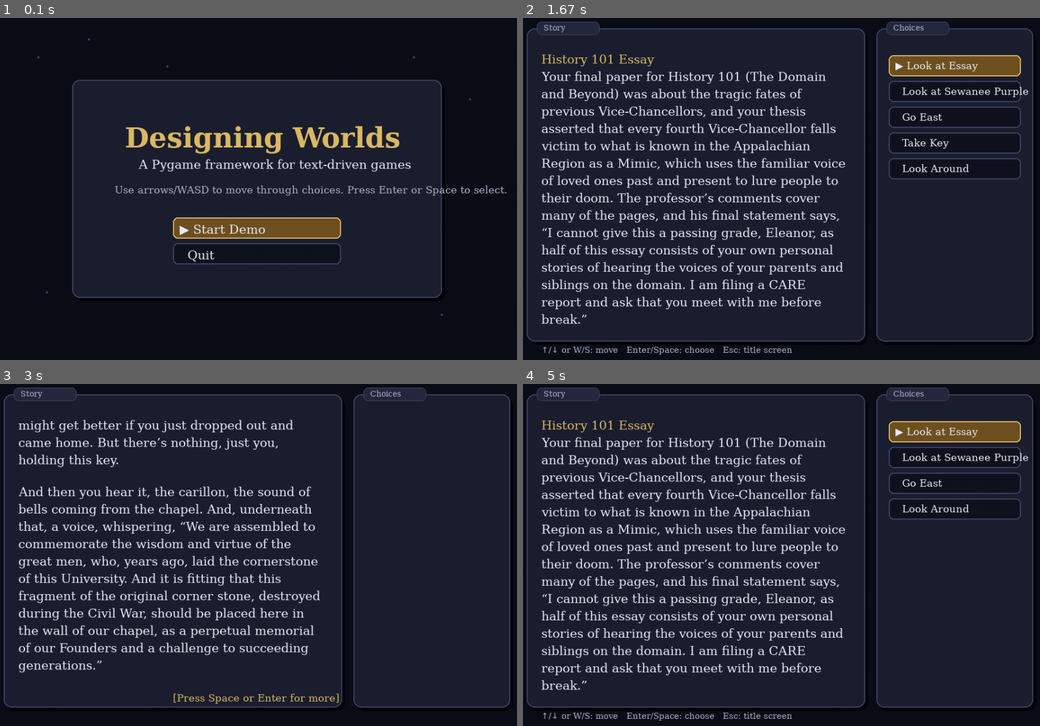
Above: before the commit, frames 1-4 (two rows, left to right).
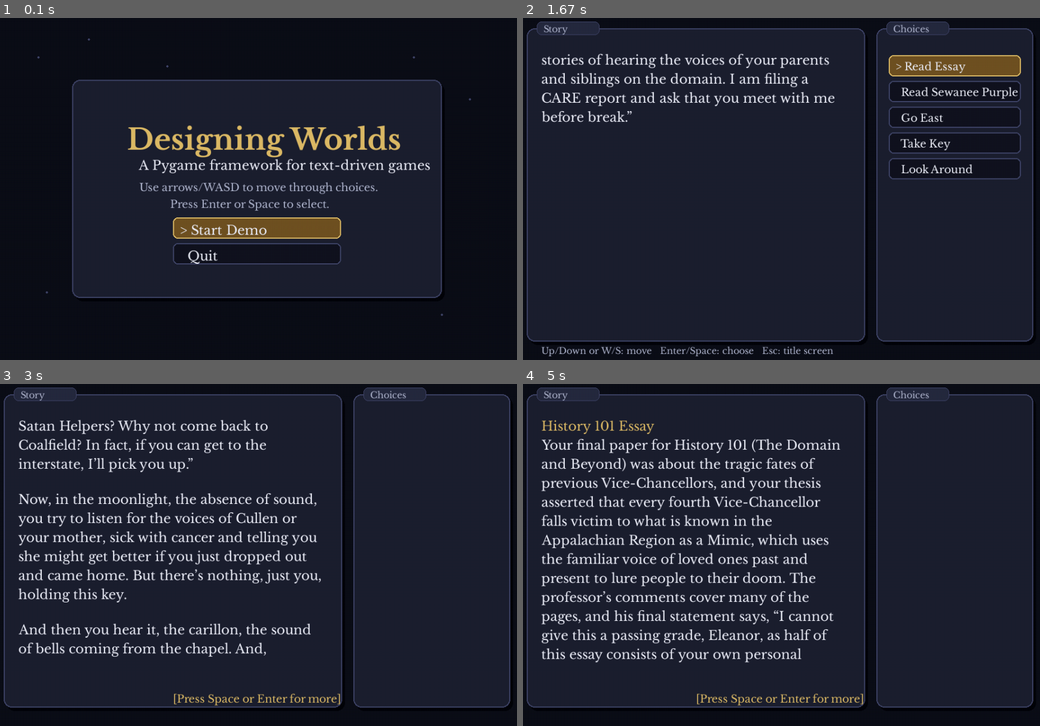
Above: after the commit, the same moments.

Repository: rsowell/pygame-if-demo
Game: pygame game, started from main.py
The game is run twice, just before and just after one commit, with the same random seed, the same clock (stepped at 60 frames per second) and the same inputs.
Inputs:
- Up to frame 1 (0.1 s): no input
- Up to frame 2 (1.67 s): tap Space at 0.33, 0.67 s; tap Enter at 1, 1.33 s
- Up to frame 3 (3 s): hold Up 1.67-2.13 s; hold W 1.67-2.13 s; tap Space at 1.73, 2.03, 2.23, 2.57, 2.87 s; hold Down 2.17-2.47 s; hold S 2.17-2.47 s; hold W from 2.93 s (still down)
- Up to frame 4 (5 s): tap Space at 3, 3.4, 3.7, 4.47, 4.77 s; release W at 3.3 s

The runs differ from the first frame. In frame 1, 4.3% of the frame differs, in the area x 22-99%, y 31-72%; in frame 2, 12%; in frame 3, 13%; in frame 4, 18%, in the area x 3-98%, y 1-99%.

Commit message:
modified to use bundled font

Diff:
--- a/main-pygbag.py
+++ b/main-pygbag.py
@@ -7,6 +7,8 @@
 
 import pygame
 
+# Keep this fixed logical resolution for both local Python and pygbag/web.
+# Changing this affects text wrapping, pagination, and browser canvas size.
 WIDTH, HEIGHT = 960, 640
 FPS = 60
 
@@ -14,6 +16,30 @@
 def asset_path(*parts):
     """Return a path that works locally and with pygbag."""
     return str(Path("assets", *parts))
+
+
+def load_font(filename, size, fallback_name=None, bold=False):
+    """Load a bundled font if available; otherwise fall back safely.
+
+    For the most consistent local/web appearance, place .ttf files in:
+        assets/fonts/
+
+    Suggested files:
+        assets/fonts/LibreBaskerville-Regular.ttf
+        assets/fonts/LibreBaskerville-Bold.ttf
+    """
+    path = Path(asset_path("fonts", filename))
+
+    if path.exists():
+        return pygame.font.Font(str(path), size)
+
+    print(f"Font warning: could not load fonts/{filename}; using fallback font.")
+    return pygame.font.SysFont(fallback_name, size, bold=bold)
+
+
+def menu_label_font():
+    """Small label font for panel tabs."""
+    return load_font("LibreBaskerville-Regular.ttf", 16, fallback_name="georgia")
 
 
 class Theme:
@@ -102,7 +128,7 @@
             pygame.draw.rect(screen, fill, rect, border_radius=8)
             pygame.draw.rect(screen, border, rect, width=2, border_radius=8)
 
-            prefix = "▶ " if selected else "  "
+            prefix = "> " if selected else "  "
             draw_text(screen, font, prefix + label, rect.x + 12, rect.y + 8, Theme.TEXT)
 
 
@@ -220,7 +246,13 @@
         if isinstance(lines, str):
             lines = [lines]
 
-        max_lines = 16
+        # Calculate how many lines actually fit in the story panel.
+        # This keeps pagination correct even if the font changes.
+        story_top = 70
+        story_bottom = 532  # leave room for the "[Press Space...]" prompt
+        line_height = self.game.font.get_height() + 5
+        max_lines = max(1, (story_bottom - story_top) // line_height)
+
         display_lines = []
 
         for entry in lines:
@@ -290,8 +322,8 @@
         choices = []
 
         if self.location == "dorm":
-            choices.append(("Look at Essay", lambda: self.look_at("essay")))
-            choices.append(("Look at Sewanee Purple", lambda: self.look_at("sewanee purple")))
+            choices.append(("Read Essay", lambda: self.look_at("essay")))
+            choices.append(("Read Sewanee Purple", lambda: self.look_at("sewanee purple")))
 
         for direction in room["exits"]:
             choices.append((f"Go {direction.title()}", lambda d=direction: self.go(d)))
@@ -437,7 +469,7 @@
         if self.waiting_for_more:
             draw_text(screen, self.game.small_font, "[Press Space or Enter for more]", 330, 560, Theme.ACCENT)
         else:
-            draw_text(screen, self.game.tiny_font, "↑/↓ or W/S: move   Enter/Space: choose   Esc: title screen", 54, 594, Theme.MUTED)
+            draw_text(screen, self.game.tiny_font, "Up/Down or W/S: move   Enter/Space: choose   Esc: title screen", 54, 594, Theme.MUTED)
 
 
 class TitleScene(Scene):
@@ -457,9 +489,10 @@
     def draw(self, screen):
         draw_background(screen)
         draw_panel(screen, pygame.Rect(150, 120, 660, 390), None)
-        draw_text(screen, self.game.title_font, "Designing Worlds", 244, 194, Theme.ACCENT)
+        draw_text(screen, self.game.title_font, "Designing Worlds", 248, 194, Theme.ACCENT)
         draw_text(screen, self.game.font, "A Pygame framework for text-driven games", 268, 258, Theme.TEXT)
-        draw_text(screen, self.game.small_font, "Use arrows/WASD to move through choices. Press Enter or Space to select.", 226, 306, Theme.MUTED)
+        draw_text(screen, self.game.small_font,"Use arrows/WASD to move through choices.",270,300,Theme.MUTED,)
+        draw_text(screen,self.game.small_font,"Press Enter or Space to select.",325,330,Theme.MUTED,)
         self.menu.draw(screen, self.game.font, 330, 366, 300)
 
 
@@ -470,10 +503,14 @@
         self.screen = pygame.display.set_mode((WIDTH, HEIGHT))
         self.clock = pygame.time.Clock()
 
-        self.font = pygame.font.SysFont("georgia", 25)
-        self.small_font = pygame.font.SysFont("georgia", 21)
-        self.tiny_font = pygame.font.SysFont("georgia", 17)
-        self.title_font = pygame.font.SysFont("georgia", 56, bold=True)
+        # Use bundled fonts for consistent appearance locally and on the web.
+        # Put these files in assets/fonts/:
+        #   LibreBaskerville-Regular.ttf
+        #   LibreBaskerville-Bold.ttf
+        self.font = load_font("LibreBaskerville-Regular.ttf", 23, fallback_name="georgia")
+        self.small_font = load_font("LibreBaskerville-Regular.ttf", 19, fallback_name="georgia")
+        self.tiny_font = load_font("LibreBaskerville-Regular.ttf", 16, fallback_name="georgia")
+        self.title_font = load_font("LibreBaskerville-Bold.ttf", 52, fallback_name="georgia", bold=True)
 
         self.audio = AudioManager()
         self.audio.load_sound("pickup", "pickup.ogg")
@@ -524,7 +561,7 @@
         label_rect = pygame.Rect(rect.x + 18, rect.y - 12, 112, 24)
         pygame.draw.rect(screen, Theme.PANEL_2, label_rect, border_radius=8)
         pygame.draw.rect(screen, Theme.BORDER_DIM, label_rect, width=1, border_radius=8)
-        draw_text(screen, pygame.font.SysFont("georgia", 16), title, label_rect.x + 12, label_rect.y + 3, Theme.MUTED)
+        draw_text(screen, menu_label_font(), title, label_rect.x + 12, label_rect.y + 3, Theme.MUTED)
 
 
 def draw_text(screen, font, text, x, y, color=Theme.TEXT):
--- a/main.py
+++ b/main.py
@@ -7,6 +7,8 @@
 
 import pygame
 
+# Keep this fixed logical resolution for both local Python and pygbag/web.
+# Changing this affects text wrapping, pagination, and browser canvas size.
 WIDTH, HEIGHT = 960, 640
 FPS = 60
 
@@ -14,6 +16,30 @@
 def asset_path(*parts):
     """Return a path that works locally and with pygbag."""
     return str(Path("assets", *parts))
+
+
+def load_font(filename, size, fallback_name=None, bold=False):
+    """Load a bundled font if available; otherwise fall back safely.
+
+    For the most consistent local/web appearance, place .ttf files in:
+        assets/fonts/
+
+    Suggested files:
+        assets/fonts/LibreBaskerville-Regular.ttf
+        assets/fonts/LibreBaskerville-Bold.ttf
+    """
+    path = Path(asset_path("fonts", filename))
+
+    if path.exists():
+        return pygame.font.Font(str(path), size)
+
+    print(f"Font warning: could not load fonts/{filename}; using fallback font.")
+    return pygame.font.SysFont(fallback_name, size, bold=bold)
+
+
+def menu_label_font():
+    """Small label font for panel tabs."""
+    return load_font("LibreBaskerville-Regular.ttf", 16, fallback_name="georgia")
 
 
 class Theme:
@@ -102,7 +128,7 @@
             pygame.draw.rect(screen, fill, rect, border_radius=8)
             pygame.draw.rect(screen, border, rect, width=2, border_radius=8)
 
-            prefix = "▶ " if selected else "  "
+            prefix = "> " if selected else "  "
             draw_text(screen, font, prefix + label, rect.x + 12, rect.y + 8, Theme.TEXT)
 
 
@@ -220,7 +246,13 @@
         if isinstance(lines, str):
             lines = [lines]
 
-        max_lines = 16
+        # Calculate how many lines actually fit in the story panel.
+        # This keeps pagination correct even if the font changes.
+        story_top = 70
+        story_bottom = 532  # leave room for the "[Press Space...]" prompt
+        line_height = self.game.font.get_height() + 5
+        max_lines = max(1, (story_bottom - story_top) // line_height)
+
         display_lines = []
 
         for entry in lines:
@@ -290,8 +322,8 @@
         choices = []
 
         if self.location == "dorm":
-            choices.append(("Look at Essay", lambda: self.look_at("essay")))
-            choices.append(("Look at Sewanee Purple", lambda: self.look_at("sewanee purple")))
+            choices.append(("Read Essay", lambda: self.look_at("essay")))
+            choices.append(("Read Sewanee Purple", lambda: self.look_at("sewanee purple")))
 
         for direction in room["exits"]:
             choices.append((f"Go {direction.title()}", lambda d=direction: self.go(d)))
@@ -437,7 +469,7 @@
         if self.waiting_for_more:
             draw_text(screen, self.game.small_font, "[Press Space or Enter for more]", 330, 560, Theme.ACCENT)
         else:
-            draw_text(screen, self.game.tiny_font, "↑/↓ or W/S: move   Enter/Space: choose   Esc: title screen", 54, 594, Theme.MUTED)
+            draw_text(screen, self.game.tiny_font, "Up/Down or W/S: move   Enter/Space: choose   Esc: title screen", 54, 594, Theme.MUTED)
 
 
 class TitleScene(Scene):
@@ -457,9 +489,10 @@
     def draw(self, screen):
         draw_background(screen)
         draw_panel(screen, pygame.Rect(150, 120, 660, 390), None)
-        draw_text(screen, self.game.title_font, "Designing Worlds", 244, 194, Theme.ACCENT)
+        draw_text(screen, self.game.title_font, "Designing Worlds", 248, 194, Theme.ACCENT)
         draw_text(screen, self.game.font, "A Pygame framework for text-driven games", 268, 258, Theme.TEXT)
-        draw_text(screen, self.game.small_font, "Use arrows/WASD to move through choices. Press Enter or Space to select.", 226, 306, Theme.MUTED)
+        draw_text(screen, self.game.small_font,"Use arrows/WASD to move through choices.",270,300,Theme.MUTED,)
+        draw_text(screen,self.game.small_font,"Press Enter or Space to select.",325,330,Theme.MUTED,)
         self.menu.draw(screen, self.game.font, 330, 366, 300)
 
 
@@ -470,10 +503,14 @@
         self.screen = pygame.display.set_mode((WIDTH, HEIGHT))
         self.clock = pygame.time.Clock()
 
-        self.font = pygame.font.SysFont("georgia", 25)
-        self.small_font = pygame.font.SysFont("georgia", 21)
-        self.tiny_font = pygame.font.SysFont("georgia", 17)
-        self.title_font = pygame.font.SysFont("georgia", 56, bold=True)
+        # Use bundled fonts for consistent appearance locally and on the web.
+        # Put these files in assets/fonts/:
+        #   LibreBaskerville-Regular.ttf
+        #   LibreBaskerville-Bold.ttf
+        self.font = load_font("LibreBaskerville-Regular.ttf", 23, fallback_name="georgia")
+        self.small_font = load_font("LibreBaskerville-Regular.ttf", 19, fallback_name="georgia")
+        self.tiny_font = load_font("LibreBaskerville-Regular.ttf", 16, fallback_name="georgia")
+        self.title_font = load_font("LibreBaskerville-Bold.ttf", 52, fallback_name="georgia", bold=True)
 
         self.audio = AudioManager()
         self.audio.load_sound("pickup", "pickup.mp3")
@@ -524,7 +561,7 @@
         label_rect = pygame.Rect(rect.x + 18, rect.y - 12, 112, 24)
         pygame.draw.rect(screen, Theme.PANEL_2, label_rect, border_radius=8)
         pygame.draw.rect(screen, Theme.BORDER_DIM, label_rect, width=1, border_radius=8)
-        draw_text(screen, pygame.font.SysFont("georgia", 16), title, label_rect.x + 12, label_rect.y + 3, Theme.MUTED)
+        draw_text(screen, menu_label_font(), title, label_rect.x + 12, label_rect.y + 3, Theme.MUTED)
 
 
 def draw_text(screen, font, text, x, y, color=Theme.TEXT):
Binary file added: assets/fonts/LibreBaskerville-Bold.ttf
Binary file added: assets/fonts/LibreBaskerville-Regular.ttf
Not shown, changed: build/web/pygame_web_demo.apk
Not shown, changed: build/web/pygame_web_demo.tar.gz
Not shown, changed: docs/pygame_web_demo.apk
Not shown, changed: docs/pygame_web_demo.tar.gz
